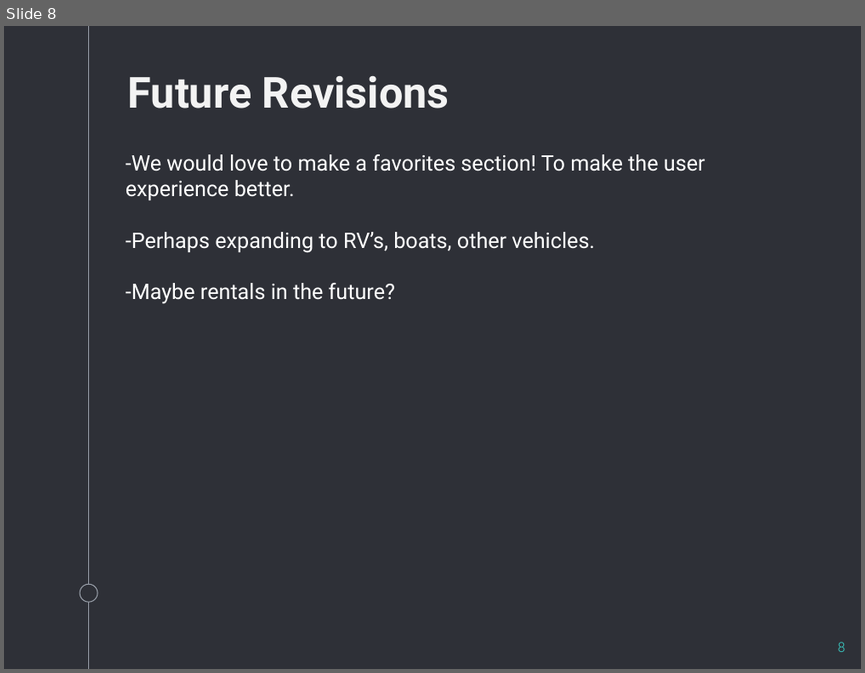
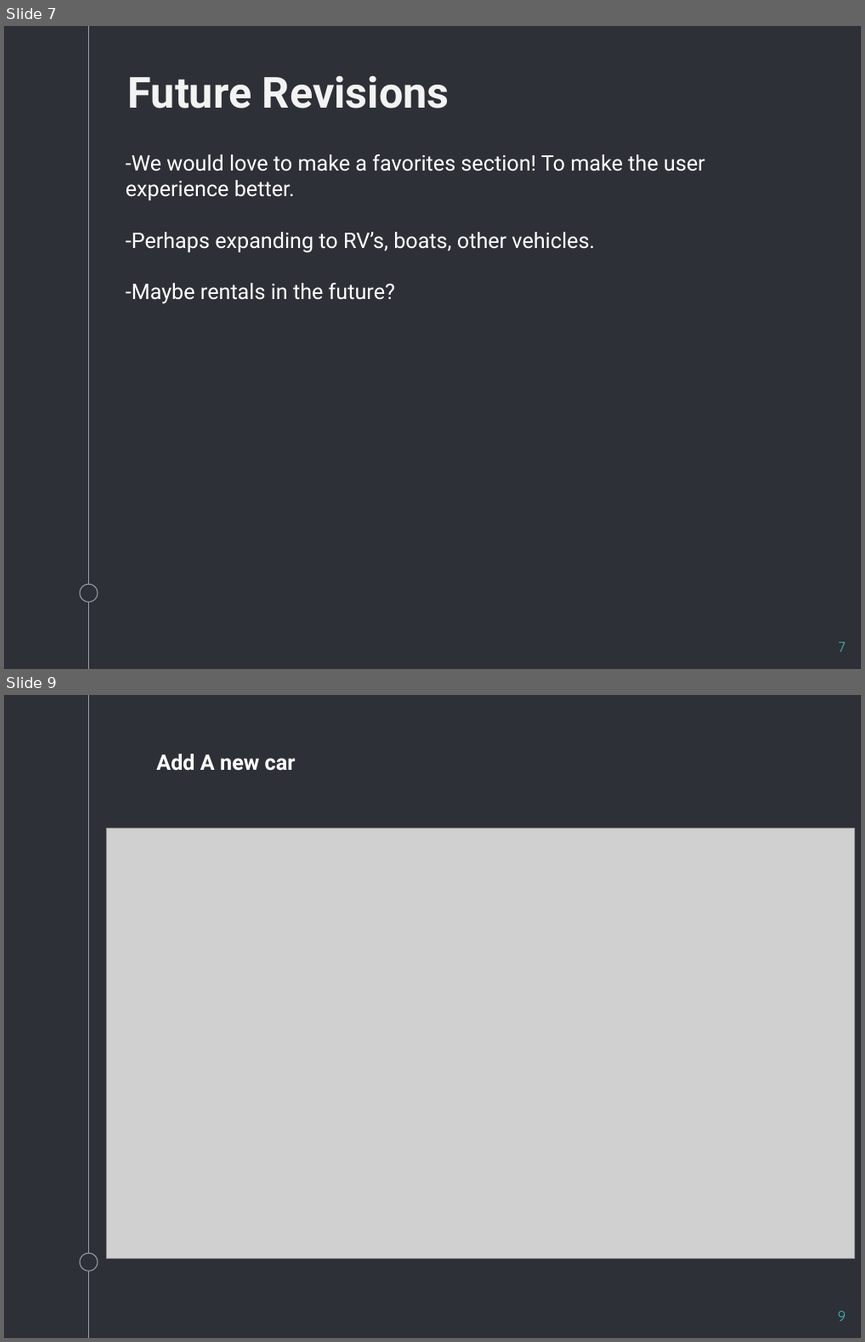
Before and after one commit to xTurbeaux/project2, a slide deck: car finder-3.pptx. Shown one above the other, each under a label of ours: slide 8 before the commit, slides 7 and 9 after it; the slides between them are not shown. The pictures are 865x673 and 865x1342 pixels, drawn with LibreOffice and Linux fonts; fonts in the diff are those of the drawing; grey boxes stand for pictures. Boxes give left, top, right and bottom in pixels: in the first picture for what was removed or moved away, otherwise in the second. Text is boxed around its words. In the diff, an @@ line names an element or a change of style, - is before the commit and + after.

```diff
--- a/car finder-3.pptx
+++ b/car finder-3.pptx
@@ slide 9 added at (4, 695, 861, 1338), background #2E3037; not listed: 2 template elements that a slide beside it also shows @@
@@ text added at (156, 754, 296, 771), 18 pt, text #FFFFFF, bold @@
+Add A new car
@@ picture added at (107, 828, 855, 1258) @@
@@ page number added at (838, 1310, 846, 1321), 12 pt, text #39C0BA @@
+9
@@ what was slide 8 is now slide 7 @@
@@ page number at (838, 641, 846, 652): text changed @@
-8
+7
```
Also in this commit, not shown: 3 slides changed, 1 other slide added, 1 slide removed.
